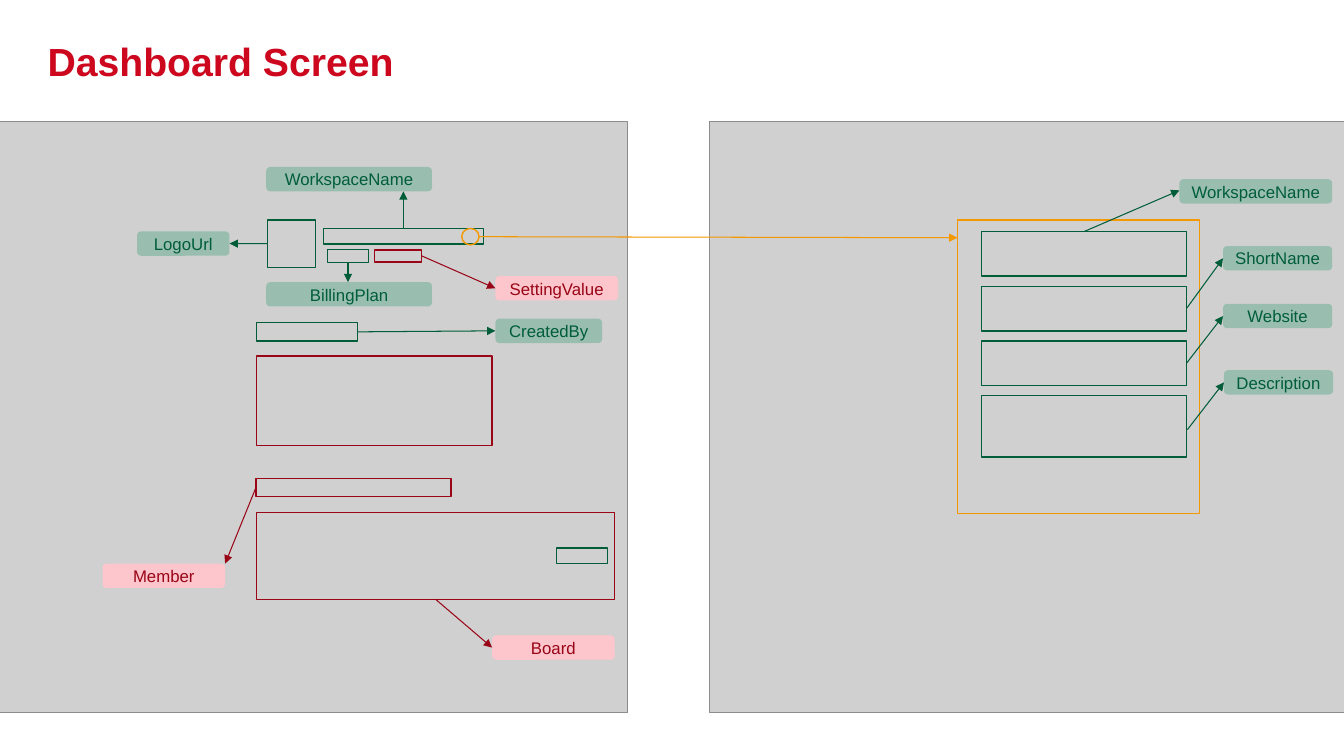
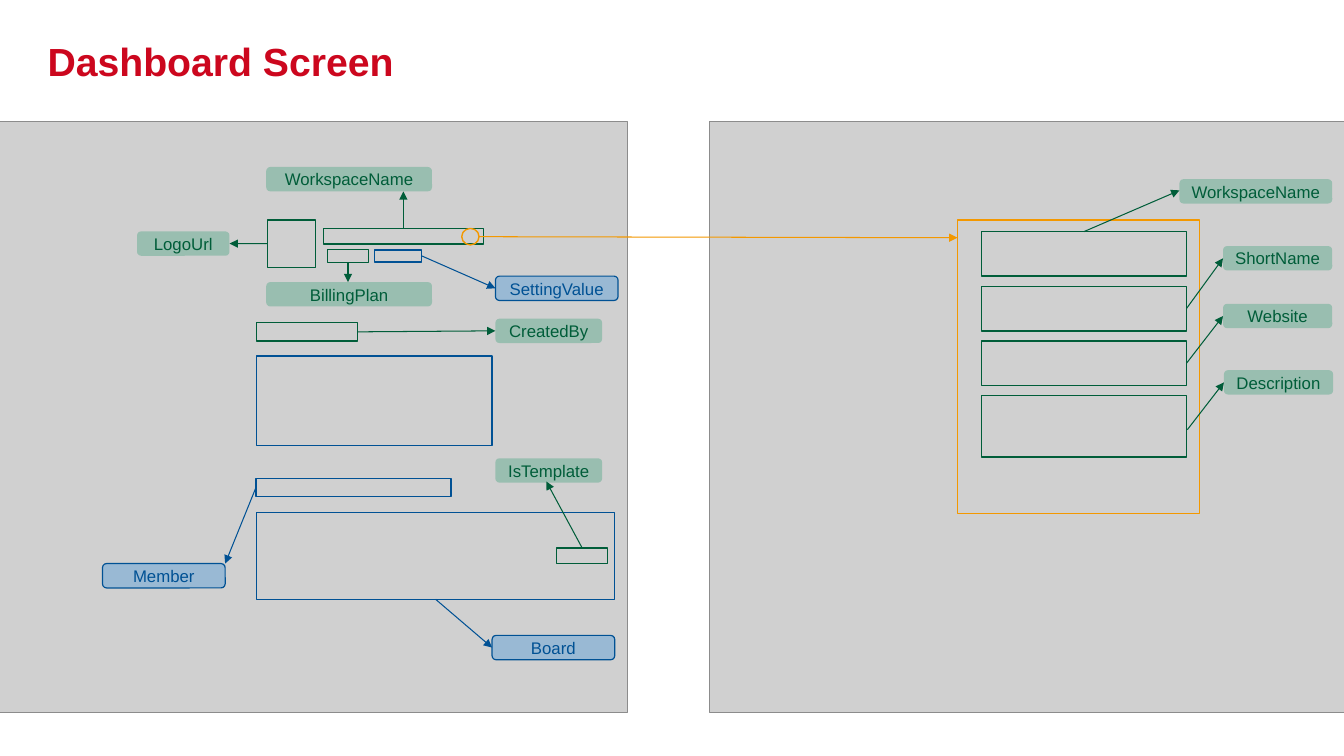
Before and after one commit to khoado-dev/YPP4-KhoaDo, a slide deck: slide 11 of Document/Presentation/TrelloPresentation.pptx. Drawn at 1344x756 pixels with LibreOffice and Linux fonts; fonts in the diff are those of the drawing; grey boxes stand for pictures; background and template pictures are left out. Boxes give left, top, right and bottom in pixels: in the first picture for what was removed or moved away, otherwise in the second. Text is boxed around its words. In the diff, an @@ line names an element or a change of style, - is before the commit and + after.

Commit message:
add: update slide with screen of board in trello

```diff
--- a/Document/Presentation/TrelloPresentation.pptx
+++ b/Document/Presentation/TrelloPresentation.pptx
@@ outline #990516 1 pt to #005194 1 pt in 4 elements at (256,356,492,445), (256,513,614,600), (256,479,452,497), (374,250,421,262) @@
@@ arrow (421, 256) - (495, 288): stroke #990516 0.75 pt to #005194 0.75 pt @@
@@ rounded rectangle added at (495,459,602,483), fill #99BEB0, 12 pt, text #005D39 @@
+IsTemplate
@@ arrow (256, 488) - (225, 564): stroke #990516 0.75 pt to #005194 0.75 pt @@
@@ arrow added from (583, 548) to (546, 482), #005D39 0.75 pt @@
@@ arrow (436, 600) - (492, 647): stroke #990516 0.75 pt to #005194 0.75 pt @@
@@ text colour #990516 to #005194; fill #FDC5CC to #99B9D4; outline none to #005194 0.85 pt in 3 elements at (495,276,618,300), (103,564,226,588), (492,635,615,659) @@
```
Also in this commit, not shown: 4 other slides changed.
